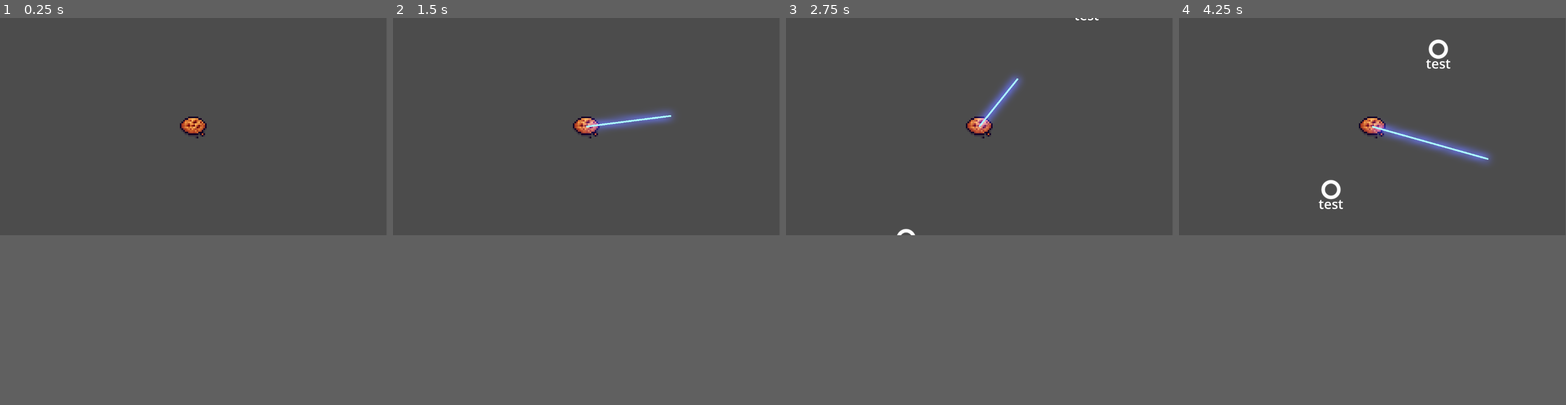
Above: before the commit, frames 1-4 (left to right).
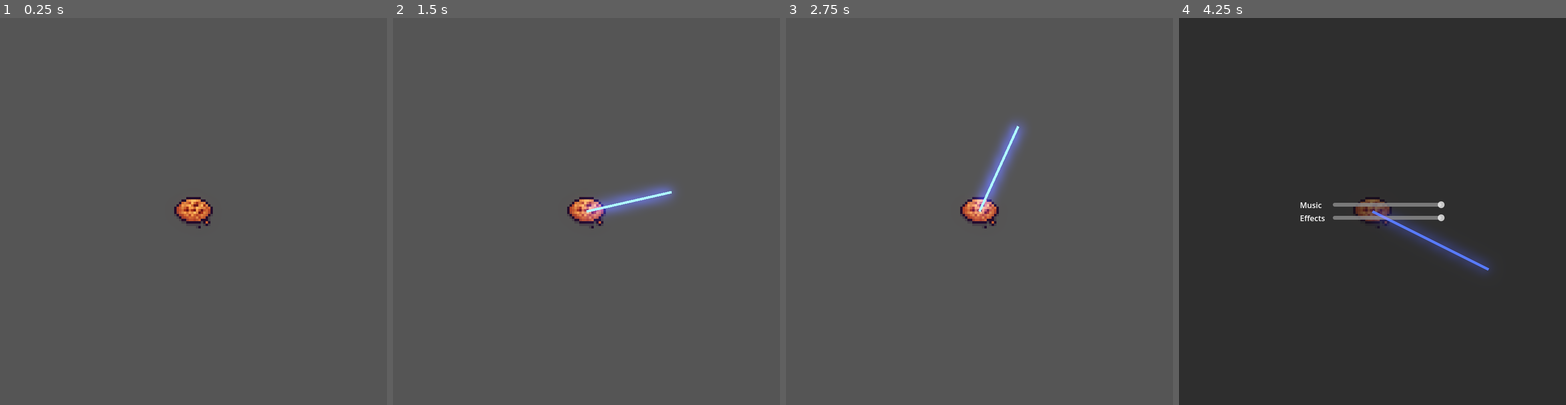
Above: after the commit, the same moments.

Repository: kam-zhan-yue/gmtk-2024
Game: Godot game, scene res://scenes/main.tscn
Two runs of this game, one before a commit and one after it. Both use one fixed random seed, a clock stepped at 60 frames per second and the inputs below.
Inputs (mouse positions are in pixels of both pictures, inside the frame that each line leads up to):
- Up to frame 1 (0.25 s): no input
- Up to frame 2 (1.5 s): tap Enter at 0.5 s; move the mouse to (671, 114) at 0.52 s; tap Backspace at 0.6, 1.35 s; click (671, 114) at 0.67 s; tap Space at 1.25 s; move the mouse to (509, 137) at 1.27 s; click (509, 137) at 1.42 s
- Up to frame 3 (2.75 s): move the mouse to (1018, 79) at 2.02 s; tap Backspace at 2.1 s; click (1018, 79) at 2.17 s
- Up to frame 4 (4.25 s): move the mouse to (1353, 168) at 2.77 s; tap Backspace at 2.85, 3.6 s; click (1353, 168) at 2.92 s; move the mouse to (1488, 157) at 3.52 s; click (1488, 157) at 3.67 s; tap Escape (ui_cancel) at 4.15 s
In our replay, the window is 799x449 before the commit and 800x800 after it. These sizes can differ from the game's own. Grey fills any space a smaller window leaves; there, only what the larger window draws over its background counts as a difference.

The runs differ from the first frame. In frame 1, 0.8% of the frame differs, in the area x 45-55%, y 25-55%; in frame 2, 2.5%; in frame 3, 2.6%; in frame 4, 57%, in the area x 0-100%, y 0-66%.

Commit message:
Implement Audio System
commit 677ebc54574b8428d66cf252a72896e0a1bd8cd9
Author: kamzhanyue <kamzhanyue@gmail.com>
Date:   Sun Aug 18 10:21:32 2024 +1000

    Add Pause Popup and Audio Sliders

commit 499eddd24bf95db91765b12ea41e7a4ec94bf11d
Author: kamzhanyue <kamzhanyue@gmail.com>
Date:   Sun Aug 18 10:00:46 2024 +1000

    Initialise Git LFS and Audio

Diff:
--- /dev/null
+++ b/default_bus_layout.tres
@@ -0,0 +1,15 @@
+[gd_resource type="AudioBusLayout" format=3 uid="uid://c7aofid04qir5"]
+
+[resource]
+bus/1/name = &"Music"
+bus/1/solo = false
+bus/1/mute = false
+bus/1/bypass_fx = false
+bus/1/volume_db = 0.0
+bus/1/send = &"Master"
+bus/2/name = &"Effects"
+bus/2/solo = false
+bus/2/mute = false
+bus/2/bypass_fx = false
+bus/2/volume_db = 0.0
+bus/2/send = &"Master"
--- a/project.godot
+++ b/project.godot
@@ -21,7 +21,16 @@
 Global="*res://scripts/helper/global.gd"
 BeatManager="*res://scripts/flow/beat_manager.gd"
 
+[display]
+
+window/size/viewport_width=800
+window/size/viewport_height=800
+window/size/mode=2
+window/stretch/mode="viewport"
+window/stretch/aspect="expand"
+
 [rendering]
 
 textures/canvas_textures/default_texture_filter=0
+textures/vram_compression/import_etc2_astc=true
 viewport/hdr_2d=true
--- a/scenes/enemies/shark.gd
+++ b/scenes/enemies/shark.gd
@@ -5,6 +5,7 @@
 @export var speed := 100.0
 @export var time_between_bites := 2.0
 @export var bite_damage := 10.0
+@onready var audio := $AudioStreamPlayer2D as AudioStreamPlayer2D
 
 func _ready() -> void:
 	on_init.connect(_on_init)
@@ -38,3 +39,4 @@
 func bite() -> void:
 	print("Bite Player!")
 	game_state.player.damage(bite_damage)
+	audio.play()
--- a/scenes/enemies/shark.tscn
+++ b/scenes/enemies/shark.tscn
@@ -1,8 +1,9 @@
-[gd_scene load_steps=4 format=3 uid="uid://d2ee0urw0h25j"]
+[gd_scene load_steps=5 format=3 uid="uid://d2ee0urw0h25j"]
 
 [ext_resource type="Script" path="res://scenes/enemies/shark.gd" id="1_kfhs4"]
 [ext_resource type="PackedScene" uid="uid://d0en8pevtc4do" path="res://scenes/enemies/type_entity.tscn" id="1_ug8yd"]
 [ext_resource type="Texture2D" uid="uid://bqko507q16dd8" path="res://assets/textures/white_ring.png" id="2_eka2d"]
+[ext_resource type="AudioStream" uid="uid://jhtmfyxpx8oo" path="res://audio/effects/crate_break.wav" id="4_rkr32"]
 
 [node name="Shark" type="Node2D"]
 script = ExtResource("1_kfhs4")
@@ -12,3 +13,7 @@
 
 [node name="Sprite2D" type="Sprite2D" parent="."]
 texture = ExtResource("2_eka2d")
+
+[node name="AudioStreamPlayer2D" type="AudioStreamPlayer2D" parent="."]
+stream = ExtResource("4_rkr32")
+bus = &"Effects"
--- a/scenes/main.tscn
+++ b/scenes/main.tscn
@@ -1,16 +1,21 @@
-[gd_scene load_steps=7 format=3 uid="uid://bt2ju64bl0yrp"]
+[gd_scene load_steps=10 format=3 uid="uid://bt2ju64bl0yrp"]
 
 [ext_resource type="Script" path="res://scripts/flow/game_manager.gd" id="1_vt02a"]
 [ext_resource type="Script" path="res://scripts/flow/spawner.gd" id="3_b1w3c"]
 [ext_resource type="PackedScene" uid="uid://gwlgluwanmdk" path="res://scenes/player.tscn" id="3_h8ik1"]
-[ext_resource type="Script" path="res://scripts/typing/input_debugger.gd" id="4_mjtn7"]
+[ext_resource type="Script" path="res://scripts/ui/game_popup.gd" id="4_ppoco"]
+[ext_resource type="PackedScene" uid="uid://batev7ywylosh" path="res://scenes/ui/pause_popup.tscn" id="5_pbgb8"]
 [ext_resource type="PackedScene" uid="uid://cpwt2a2pobxi3" path="res://scenes/projectiles/laser.tscn" id="5_ubpky"]
+[ext_resource type="AudioStream" uid="uid://mslsyewum0vl" path="res://audio/music/Rolemusic - The White Frame.mp3" id="6_0ta0t"]
+[ext_resource type="PackedScene" uid="uid://ctyl0s7l3md6s" path="res://scenes/ui/debugger_popup.tscn" id="6_he2se"]
 
 [sub_resource type="Environment" id="Environment_bgy46"]
 background_mode = 3
 glow_enabled = true
 glow_strength = 1.21
+glow_bloom = 0.2
 glow_blend_mode = 0
+glow_hdr_threshold = 0.5
 glow_hdr_luminance_cap = 3.0
 
 [node name="MainScene" type="Node2D"]
@@ -29,42 +34,30 @@
 
 [node name="UI" type="CanvasLayer" parent="."]
 
-[node name="Control" type="Control" parent="UI"]
+[node name="GamePopup" type="Control" parent="UI"]
 layout_mode = 3
 anchors_preset = 15
 anchor_right = 1.0
 anchor_bottom = 1.0
 grow_horizontal = 2
 grow_vertical = 2
-script = ExtResource("4_mjtn7")
+script = ExtResource("4_ppoco")
 
-[node name="CenterContainer" type="CenterContainer" parent="UI/Control"]
+[node name="DebuggerPopup" parent="UI/GamePopup" instance=ExtResource("6_he2se")]
+unique_name_in_owner = true
 layout_mode = 1
-anchors_preset = 12
-anchor_top = 1.0
-anchor_right = 1.0
-anchor_bottom = 1.0
-offset_left = -4.0
-offset_top = -79.0
-offset_right = -4.0
-offset_bottom = 3.0
-grow_horizontal = 2
-grow_vertical = 0
 
-[node name="Display" type="RichTextLabel" parent="UI/Control"]
-visible = false
+[node name="PausePopup" parent="UI/GamePopup" instance=ExtResource("5_pbgb8")]
+unique_name_in_owner = true
 layout_mode = 1
-anchors_preset = 12
-anchor_top = 1.0
-anchor_right = 1.0
-anchor_bottom = 1.0
-offset_top = -44.0
-grow_horizontal = 2
-grow_vertical = 0
-text = "INput Debugger
-"
 
 [node name="Laser" parent="." instance=ExtResource("5_ubpky")]
 
 [node name="WorldEnvironment" type="WorldEnvironment" parent="."]
 environment = SubResource("Environment_bgy46")
+
+[node name="AudioStreamPlayer2D" type="AudioStreamPlayer2D" parent="."]
+stream = ExtResource("6_0ta0t")
+volume_db = -20.0
+autoplay = true
+bus = &"Music"
--- /dev/null
+++ b/scenes/ui/debugger_popup.tscn
@@ -0,0 +1,38 @@
+[gd_scene load_steps=2 format=3 uid="uid://ctyl0s7l3md6s"]
+
+[ext_resource type="Script" path="res://scripts/typing/input_debugger.gd" id="1_gg0mr"]
+
+[node name="DebuggerPopup" type="Control"]
+layout_mode = 3
+anchors_preset = 15
+anchor_right = 1.0
+anchor_bottom = 1.0
+grow_horizontal = 2
+grow_vertical = 2
+script = ExtResource("1_gg0mr")
+
+[node name="CenterContainer" type="CenterContainer" parent="."]
+layout_mode = 1
+anchors_preset = 12
+anchor_top = 1.0
+anchor_right = 1.0
+anchor_bottom = 1.0
+offset_left = -4.0
+offset_top = -79.0
+offset_right = -4.0
+offset_bottom = 3.0
+grow_horizontal = 2
+grow_vertical = 0
+
+[node name="Display" type="RichTextLabel" parent="."]
+visible = false
+layout_mode = 1
+anchors_preset = 12
+anchor_top = 1.0
+anchor_right = 1.0
+anchor_bottom = 1.0
+offset_top = -44.0
+grow_horizontal = 2
+grow_vertical = 0
+text = "INput Debugger
+"
--- /dev/null
+++ b/scenes/ui/pause_popup.tscn
@@ -0,0 +1,68 @@
+[gd_scene load_steps=2 format=3 uid="uid://batev7ywylosh"]
+
+[ext_resource type="Script" path="res://scripts/ui/pause_popup.gd" id="1_khx07"]
+
+[node name="PausePopup" type="Control"]
+layout_mode = 3
+anchors_preset = 15
+anchor_right = 1.0
+anchor_bottom = 1.0
+grow_horizontal = 2
+grow_vertical = 2
+script = ExtResource("1_khx07")
+
+[node name="ColorRect" type="ColorRect" parent="."]
+layout_mode = 1
+anchors_preset = 15
+anchor_right = 1.0
+anchor_bottom = 1.0
+grow_horizontal = 2
+grow_vertical = 2
+color = Color(0.063, 0.063, 0.063, 0.553)
+
+[node name="MarginContainer" type="MarginContainer" parent="."]
+layout_mode = 1
+anchors_preset = 15
+anchor_right = 1.0
+anchor_bottom = 1.0
+grow_horizontal = 2
+grow_vertical = 2
+theme_override_constants/margin_left = 250
+theme_override_constants/margin_right = 250
+
+[node name="VBoxContainer" type="VBoxContainer" parent="MarginContainer"]
+layout_mode = 2
+alignment = 1
+
+[node name="GridContainer" type="GridContainer" parent="MarginContainer/VBoxContainer"]
+layout_mode = 2
+size_flags_vertical = 4
+theme_override_constants/h_separation = 16
+columns = 2
+
+[node name="MusicLabel" type="Label" parent="MarginContainer/VBoxContainer/GridContainer"]
+layout_mode = 2
+text = "Music"
+
+[node name="MusicSlider" type="HSlider" parent="MarginContainer/VBoxContainer/GridContainer"]
+layout_mode = 2
+size_flags_horizontal = 3
+size_flags_vertical = 4
+max_value = 1.0
+step = 0.05
+value = 1.0
+
+[node name="EffectsLabel" type="Label" parent="MarginContainer/VBoxContainer/GridContainer"]
+layout_mode = 2
+text = "Effects"
+
+[node name="EffectsSlider" type="HSlider" parent="MarginContainer/VBoxContainer/GridContainer"]
+layout_mode = 2
+size_flags_horizontal = 3
+size_flags_vertical = 4
+max_value = 1.0
+step = 0.05
+value = 1.0
+
+[connection signal="value_changed" from="MarginContainer/VBoxContainer/GridContainer/MusicSlider" to="." method="_on_music_slider_value_changed"]
+[connection signal="value_changed" from="MarginContainer/VBoxContainer/GridContainer/EffectsSlider" to="." method="_on_effects_slider_value_changed"]
--- /dev/null
+++ b/scripts/ui/game_popup.gd
@@ -0,0 +1,9 @@
+extends Control
+@onready var pause_popup := %PausePopup as PausePopup
+
+func _ready() -> void:
+	Global.set_inactive(pause_popup)
+
+func _input(event: InputEvent) -> void:
+	if event.is_action_pressed("ui_cancel"):
+		Global.active(pause_popup, !pause_popup.visible)
--- /dev/null
+++ b/scripts/ui/pause_popup.gd
@@ -0,0 +1,15 @@
+class_name PausePopup
+extends Control
+
+@onready var music_bus = AudioServer.get_bus_index("Music")
+@onready var effects_bus = AudioServer.get_bus_index("Effects")
+
+
+func _on_music_slider_value_changed(value: float) -> void:
+	AudioServer.set_bus_volume_db(music_bus, linear_to_db(value))
+	AudioServer.set_bus_mute(music_bus, value < .05)
+
+
+func _on_effects_slider_value_changed(value: float) -> void:
+	AudioServer.set_bus_volume_db(effects_bus, linear_to_db(value))
+	AudioServer.set_bus_mute(effects_bus, value < .05)
Not shown, added: audio/effects/crate_break.wav.import
Not shown, added: audio/effects/fire.wav.import
Not shown, added: audio/effects/pickup.wav.import
Not shown, added: audio/music/Rolemusic - The White Frame.mp3.import
Not shown: 1 places in scenes/spawn_groups/spawn_group_10.tscn that only renumber resources
Not shown, changed: .gitattributes
Not shown, added: audio/effects/crate_break.wav
Not shown, added: audio/effects/fire.wav
Not shown, added: audio/effects/pickup.wav
Not shown, added: audio/music/Rolemusic - The White Frame.mp3
